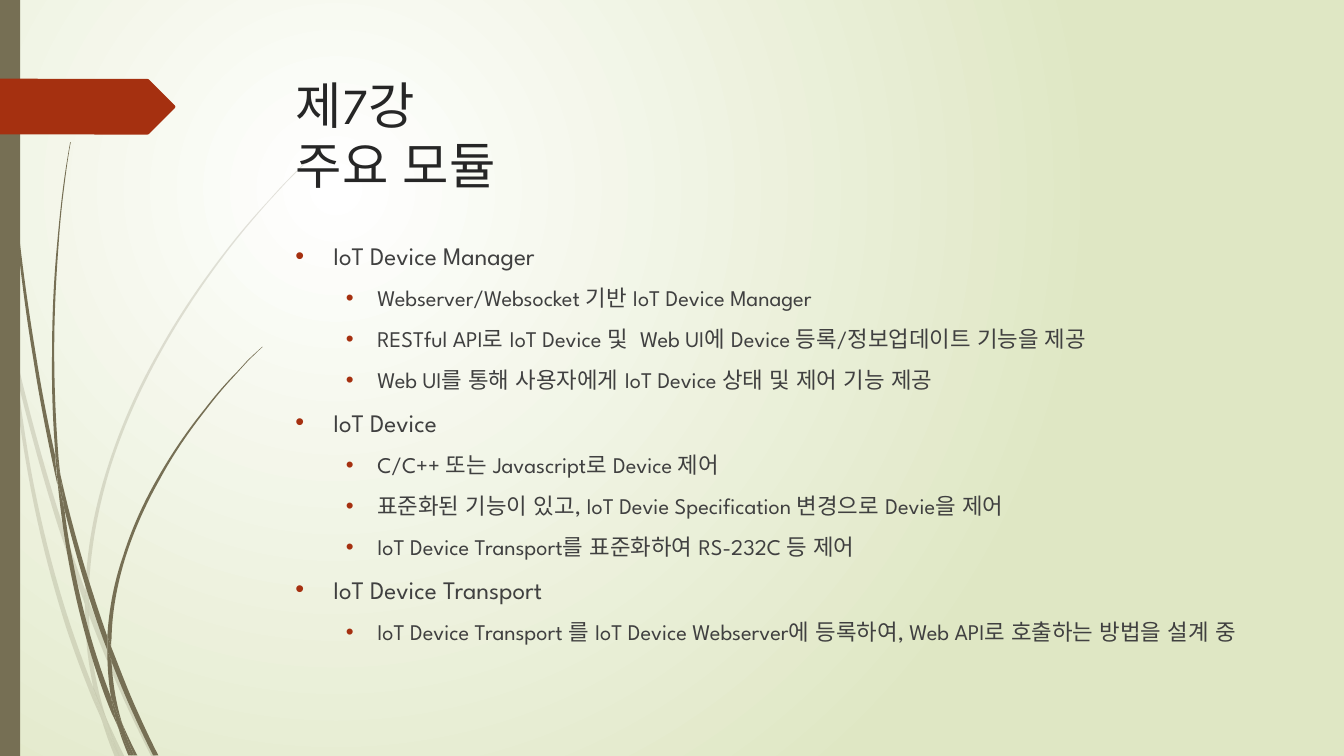
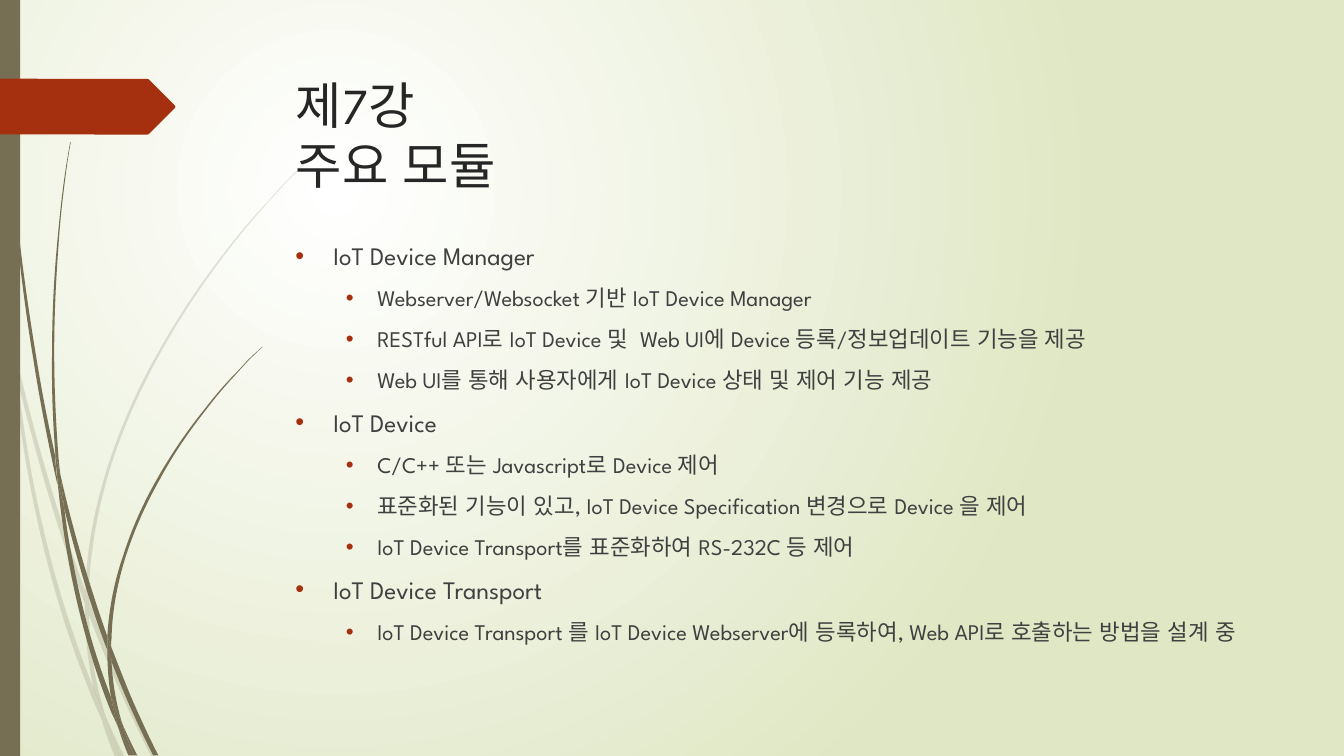
Before and after one commit to kmansoo/luna, a slide deck: slide 5 of doc/seminar/C++로 만들어보는 Web API #7.pptx. Drawn at 1344x756 pixels with LibreOffice and Linux fonts; fonts in the diff are those of the drawing. Boxes give left, top, right and bottom in pixels: in the first picture for what was removed or moved away, otherwise in the second. Text is boxed around its words. In the diff, an @@ line names an element or a change of style, - is before the commit and + after.

Commit message:
1. fixed a typo

```diff
--- a/doc/seminar/C++로 만들어보는 Web API #7.pptx
+++ b/doc/seminar/C++로 만들어보는 Web API #7.pptx
@@ text at (x1=377, y1=495, x2=1027, y2=519): text changed @@
-  • 표준화된 기능이 있고, IoT Devie Specification 변경으로 Devie을 제어
+  • 표준화된 기능이 있고, IoT Device Specification 변경으로 Device 을 제어
```
Also in this commit, not shown: 1 other slide changed.
